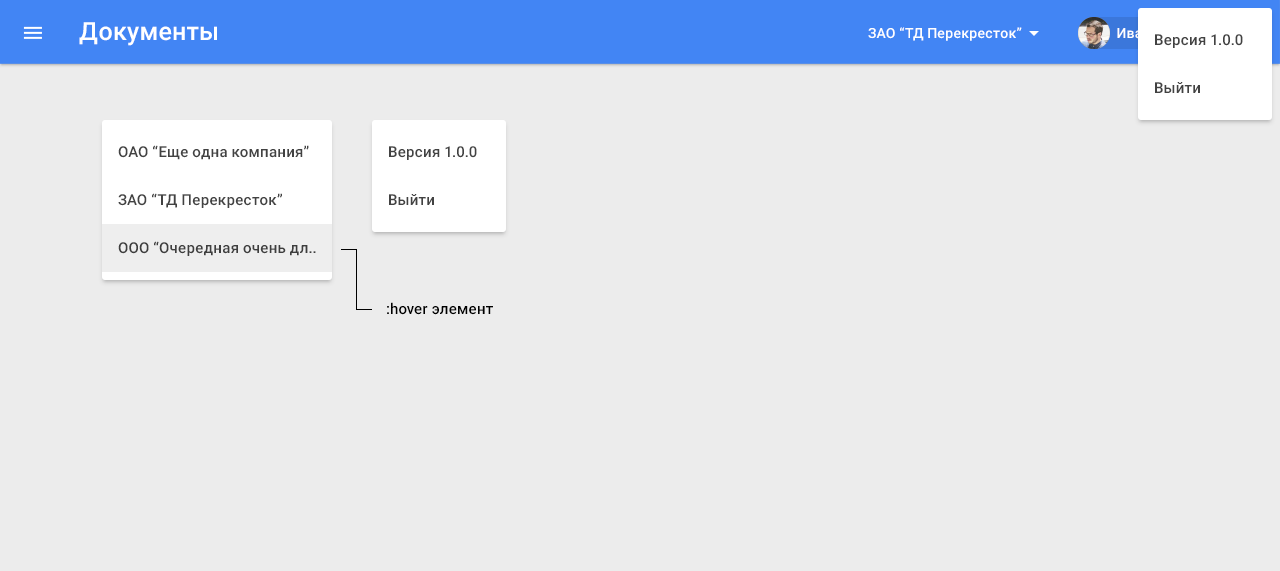
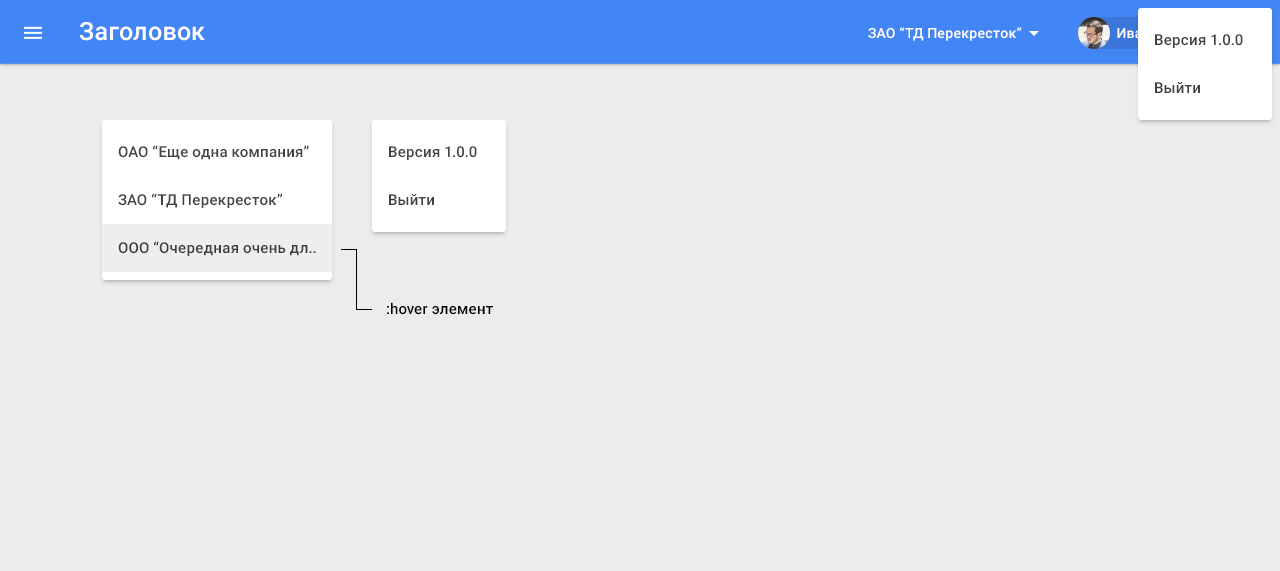
Layered file, before and after one edit (1280x571). Changes by layer:
painted on "title" over (79, 22, 217, 46)
